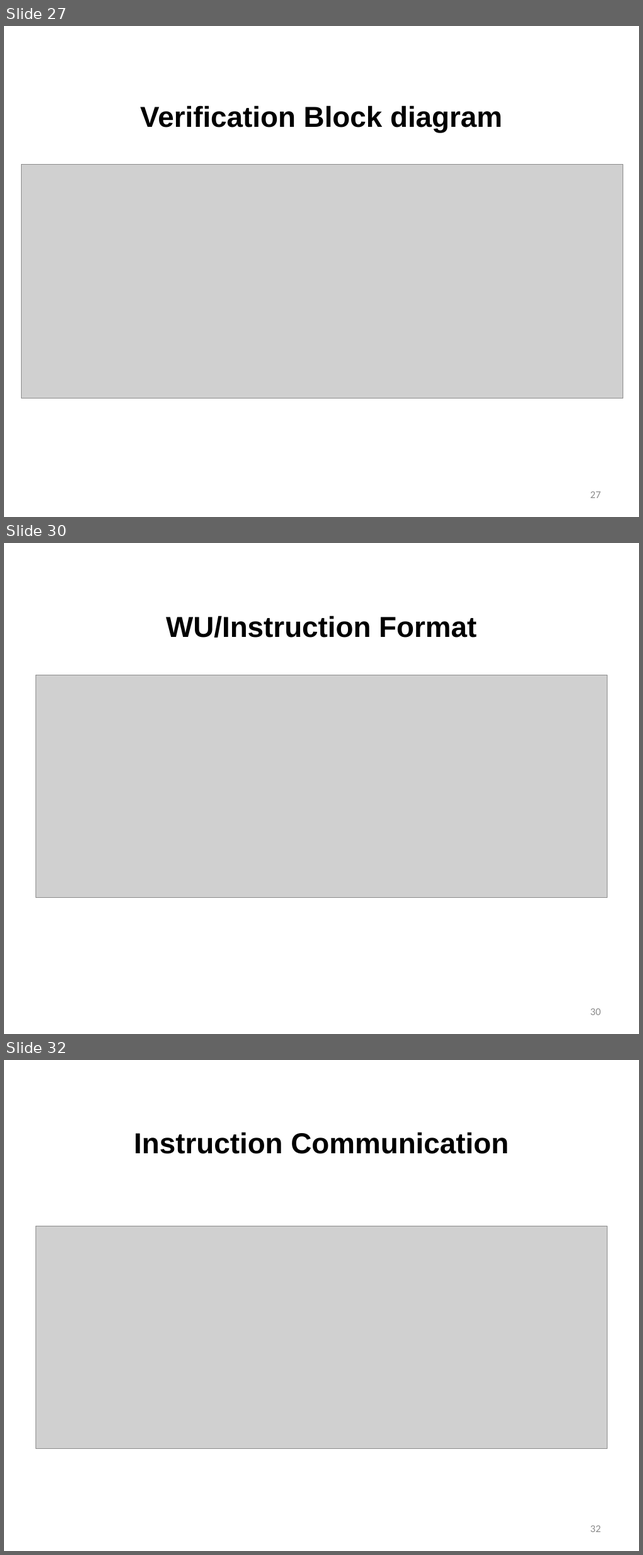
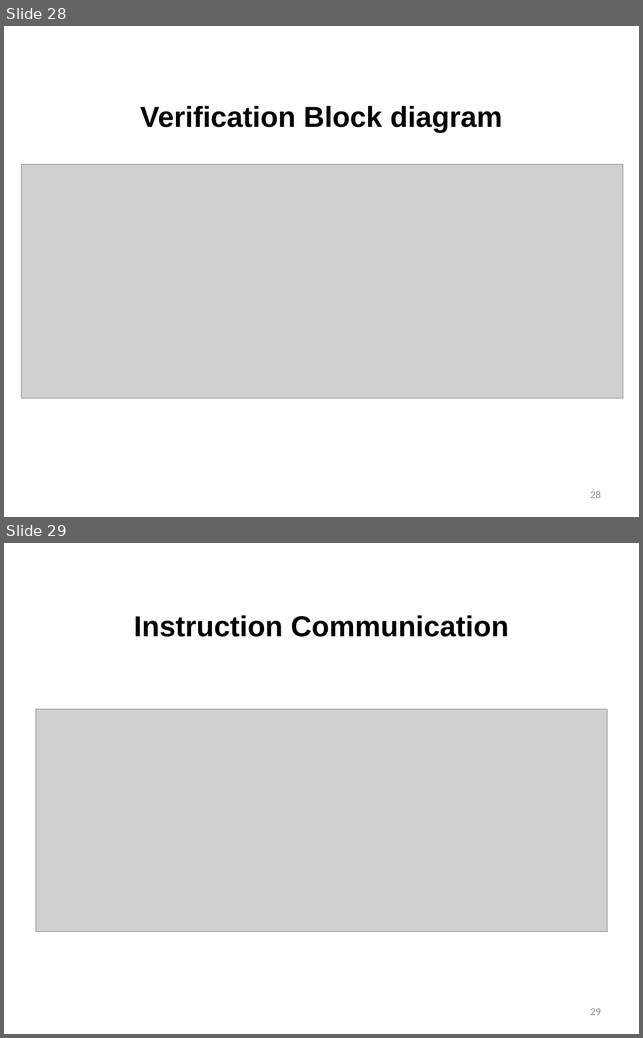
Before and after one commit to lbbaker5900/ece-cortical-MainResearch, a slide deck: 3DSystem/DOC/Status.pptx. Shown one above the other, each under a label of ours: slides 27, 30 and 32 before the commit, slides 28 and 29 after it; the slides between them are not shown. The pictures are 643x1555 and 643x1038 pixels, drawn with LibreOffice and Linux fonts; fonts in the diff are those of the drawing; grey boxes stand for pictures; background and template pictures are left out. Boxes give left, top, right and bottom in pixels: in the first picture for what was removed or moved away, otherwise in the second. Text is boxed around its words. In the diff, an @@ line names an element or a change of style, - is before the commit and + after.

```diff
--- a/3DSystem/DOC/Status.pptx
+++ b/3DSystem/DOC/Status.pptx
@@ slide 30 removed at [4,543,639,1034], background #FFFFFF @@
@@ title removed at [166,615,476,637] @@
-WU/Instruction Format
@@ picture removed at [36,675,608,898] @@
@@ page number removed at [591,1008,601,1015] @@
-30
@@ what was slide 27 is now slide 28 @@
@@ page number at [591,491,601,498]: text changed @@
-27
+28
@@ what was slide 32 is now slide 29 @@
@@ page number at [591,1008,601,1015]: text changed @@
-32
+29
```
Also in this commit, not shown: 7 slides changed, 2 slides added, 4 other slides removed, 5 other files.
